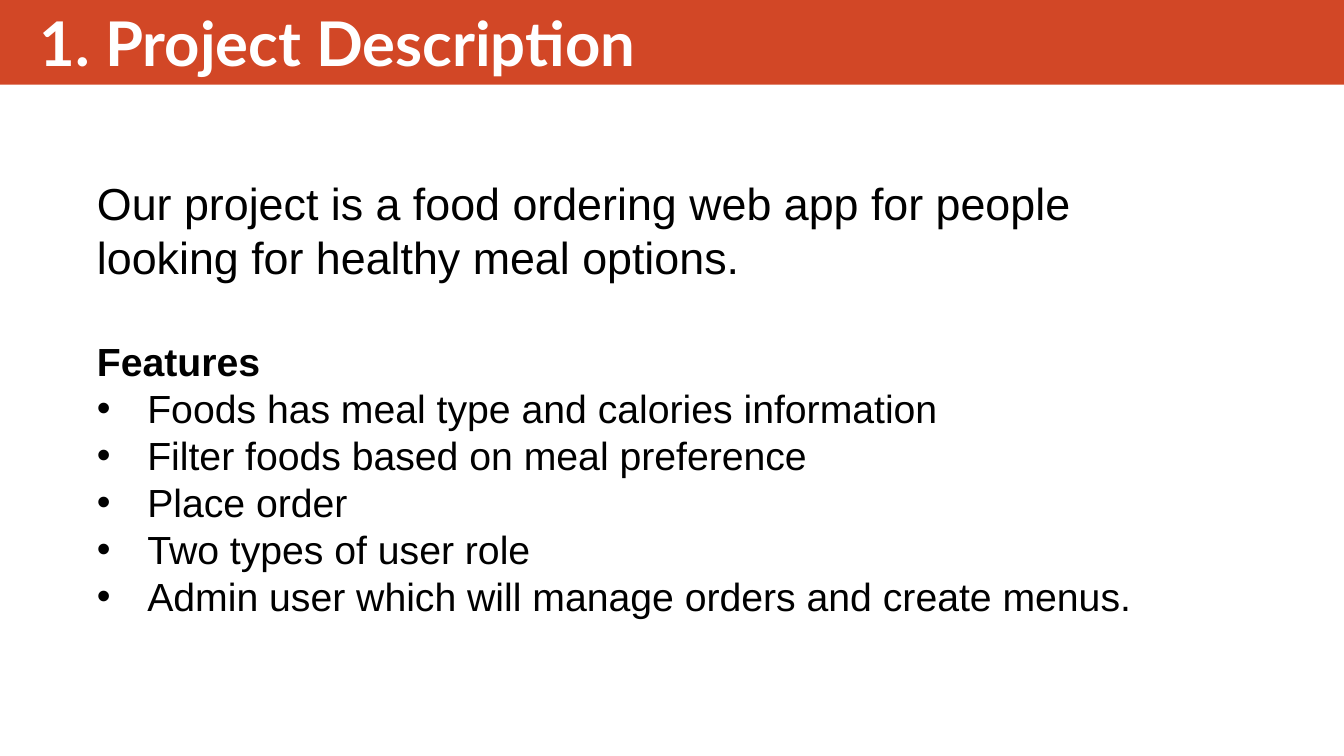
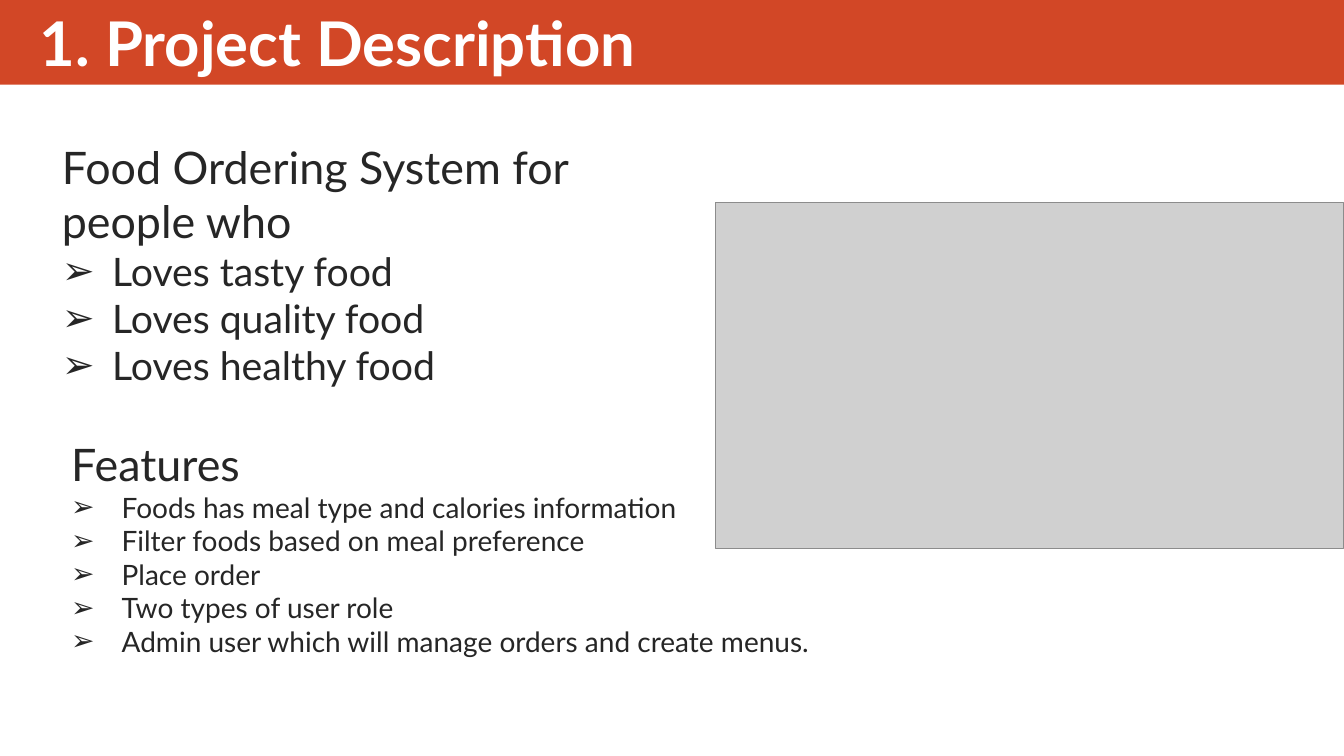
Before and after one commit to Davaabayar/FOS, a slide deck: slide 2 of FOOD ORDERING SYSTEM.pptx. Drawn at 1344x756 pixels with LibreOffice and Linux fonts; fonts in the diff are those of the drawing; grey boxes stand for pictures. Boxes give left, top, right and bottom in pixels: in the first picture for what was removed or moved away, otherwise in the second. Text is boxed around its words. In the diff, an @@ line names an element or a change of style, - is before the commit and + after.

Commit message:
ppt update

```diff
--- a/FOOD ORDERING SYSTEM.pptx
+++ b/FOOD ORDERING SYSTEM.pptx
@@ text added at box(62, 151, 569, 387), 28 pt, text #262626 @@
+Food Ordering System for people who
+➢ Loves tasty food
+➢ Loves quality food
+➢ Loves healthy food
@@ text at box(97, 187, 1071, 283): paragraph removed @@
-Our project is a food ordering web app for people looking for healthy meal options.
@@ picture added at box(716, 203, 1344, 548) @@
@@ text "Features": place and size @@
-text "Features" at box(97, 187, 1131, 619)
+text "Features" at box(71, 449, 809, 657)
@@ text "Features" at box(71, 449, 809, 657): size 28 to 32 pt, bold off in "Features"; font Arial to Lato, text colour #000000 to #262626, size 28 to 20 pt; bullet • to ➢ @@
```
Also in this commit, not shown: 3 other slides changed, 1 slide added.
